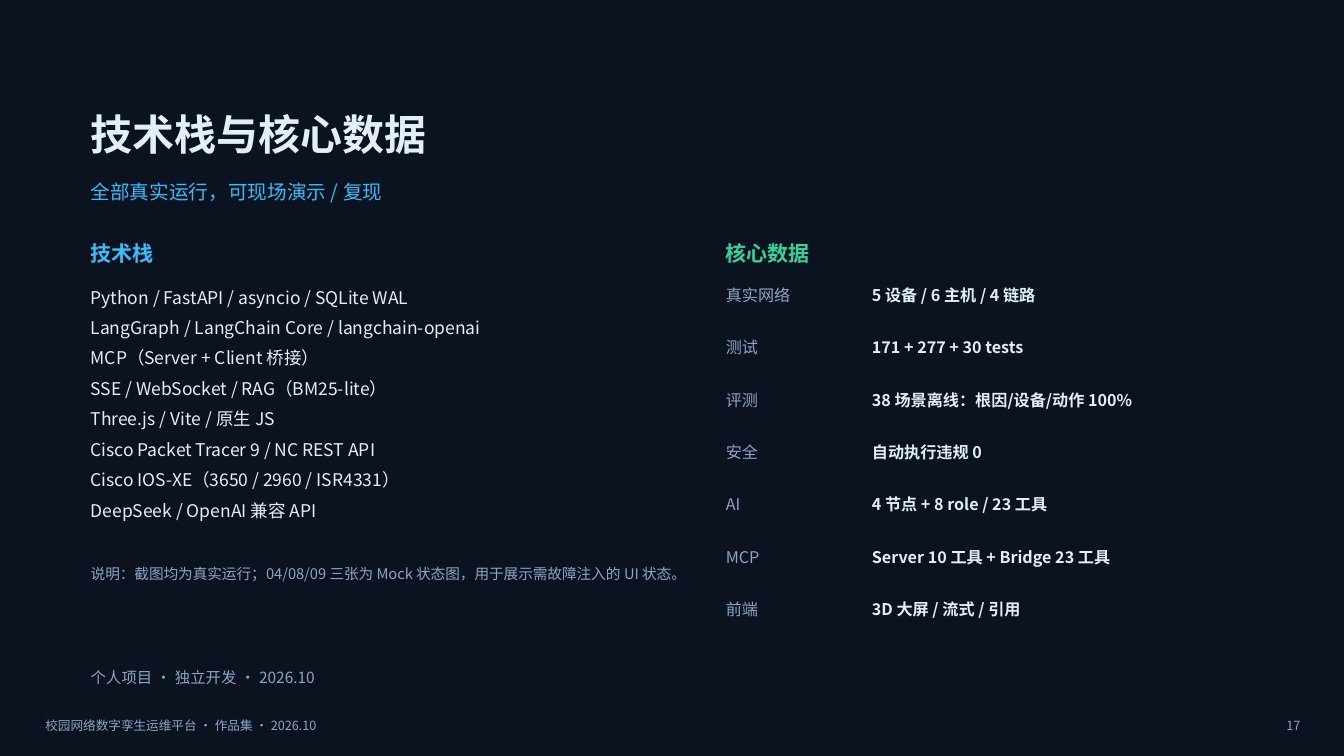
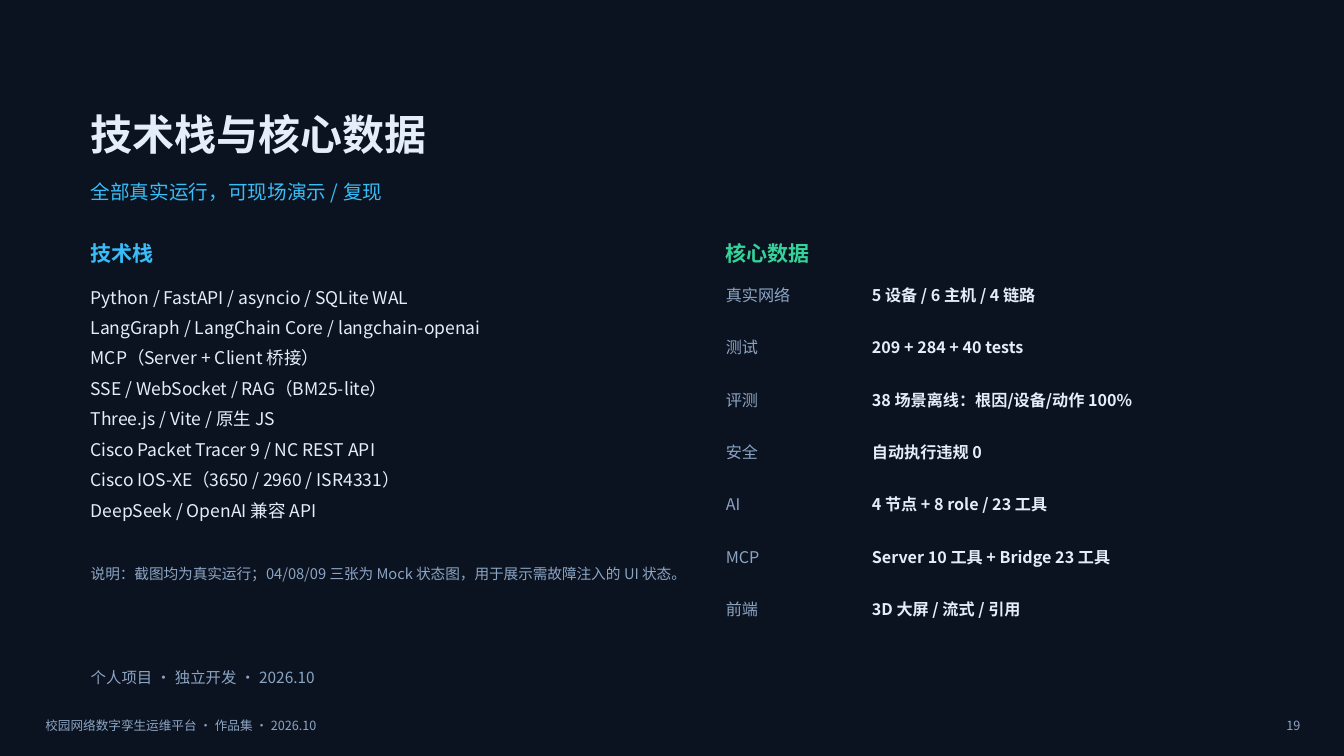
Before and after one commit to zz-147/campus-twin, a slide deck: slide 19 of docs/校园网络数字孪生运维平台-作品集.pptx (slide 17 before the commit). Drawn at 1344x756 pixels with LibreOffice and Linux fonts; fonts in the diff are those of the drawing. Boxes give left, top, right and bottom in pixels: in the first picture for what was removed or moved away, otherwise in the second. Text is boxed around its words. In the diff, an @@ line names an element or a change of style, - is before the commit and + after.

```diff
--- a/docs/校园网络数字孪生运维平台-作品集.pptx
+++ b/docs/校园网络数字孪生运维平台-作品集.pptx
@@ text at (x1=872, y1=341, x2=1023, y2=353): text changed @@
-171 + 277 + 30 tests
+209 + 284 + 40 tests
@@ text at (x1=1286, y1=720, x2=1300, y2=730): text changed @@
-17
+19
```
Also in this commit, not shown: 2 slides added, 44 other files.
